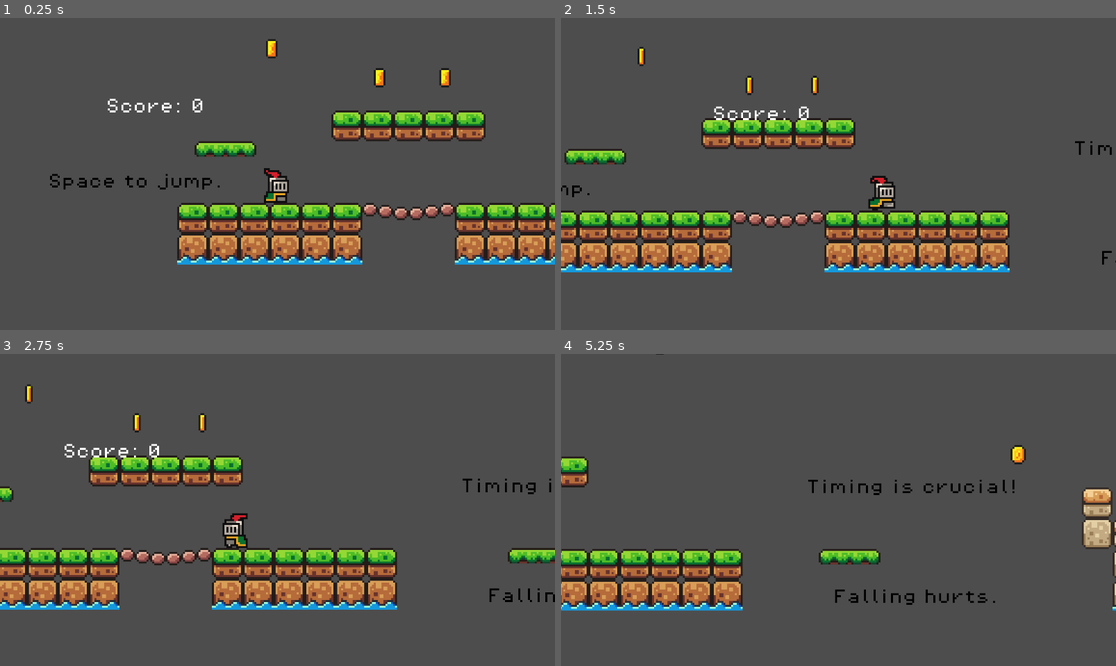
Above: before the commit, frames 1-4 (two rows, left to right).
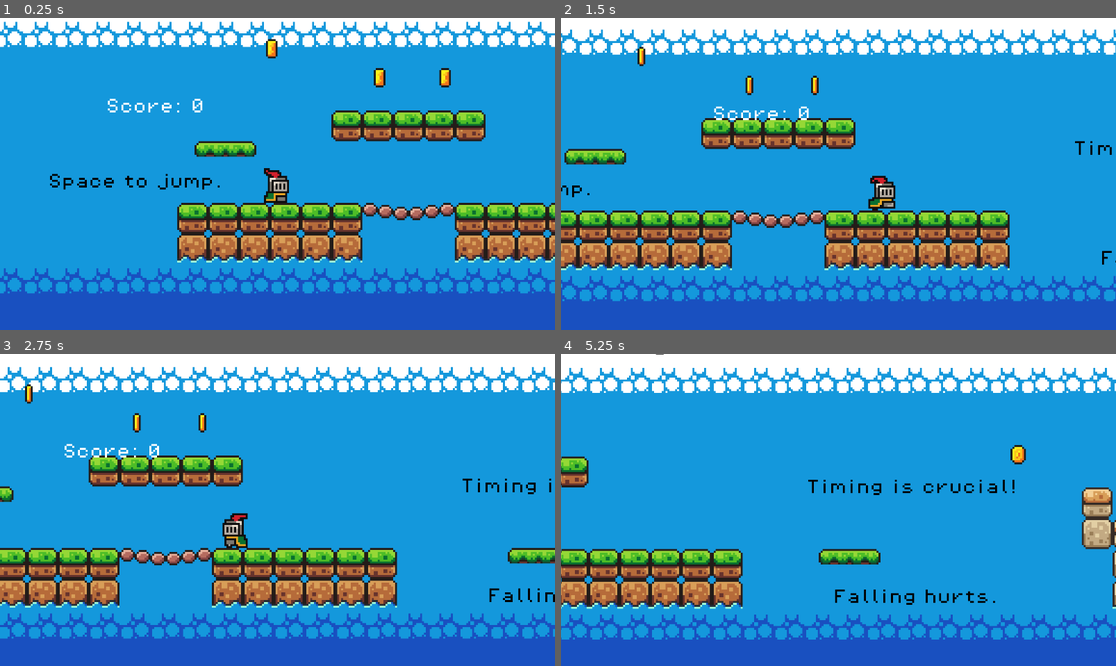
Above: after the commit, the same moments.

Repository: Marcin-Lach/godot-playground
Game: Godot game, scene res://scenes/twodscene.tscn
Same seed, same stepped clock (60 frames per second), same inputs: the game is played once before the commit and once after it.
Inputs:
- Up to frame 1 (0.25 s): no input
- Up to frame 2 (1.5 s): hold Right (move_right) from 0.53 s (still down); tap Space (jump) at 0.77 s
- Up to frame 3 (2.75 s): tap Space (jump) at 1.52 s; release Right (move_right) at 2.03 s; hold A (move_left) from 2.03 s (still down)
- Up to frame 4 (5.25 s): release A (move_left) at 2.78 s; hold Right (move_right) 2.78-4.28 s; tap Space (jump) at 3.02, 3.77, 4.52 s; hold A (move_left) 4.28-5.03 s; hold Right (move_right) from 5.03 s (still down)

The runs differ from the first frame. In frame 1, 85% of the frame differs, in the area x 0-100%, y 0-100%; in frame 2, 83%; in frame 3, 85%; in frame 4, 91%.

Commit message:
add pickup sound and animation

Diff:
--- a/src/gdscript-tut/scenes/pickup.gd
+++ b/src/gdscript-tut/scenes/pickup.gd
@@ -1,7 +1,8 @@
 extends Area2D
 
 @onready var game_manager: Node = %GameManager
+@onready var animation_player: AnimationPlayer = $AnimationPlayer
 
 func _on_body_entered(body: Node2D) -> void:
-	queue_free()
+	animation_player.play("pickup")
 	game_manager.add_point()
--- a/src/gdscript-tut/scenes/pickup.tscn
+++ b/src/gdscript-tut/scenes/pickup.tscn
@@ -1,7 +1,8 @@
-[gd_scene load_steps=17 format=3 uid="uid://beblio2w1ssjq"]
+[gd_scene load_steps=21 format=3 uid="uid://beblio2w1ssjq"]
 
 [ext_resource type="Texture2D" uid="uid://c1v04xg73wg0f" path="res://assets/sprites/coin.png" id="1_g520e"]
 [ext_resource type="Script" path="res://scenes/pickup.gd" id="1_qw60j"]
+[ext_resource type="AudioStream" uid="uid://b30wx5diamrr2" path="res://assets/sounds/coin.wav" id="3_yu466"]
 
 [sub_resource type="CircleShape2D" id="CircleShape2D_iukks"]
 radius = 5.0
@@ -98,6 +99,104 @@
 "speed": 10.0
 }]
 
+[sub_resource type="Animation" id="Animation_tjy7r"]
+resource_name = "pickup"
+tracks/0/type = "value"
+tracks/0/imported = false
+tracks/0/enabled = true
+tracks/0/path = NodePath("AnimatedSprite2D:visible")
+tracks/0/interp = 1
+tracks/0/loop_wrap = true
+tracks/0/keys = {
+"times": PackedFloat32Array(0),
+"transitions": PackedFloat32Array(1),
+"update": 1,
+"values": [false]
+}
+tracks/1/type = "value"
+tracks/1/imported = false
+tracks/1/enabled = true
+tracks/1/path = NodePath("CollisionShape2D:disabled")
+tracks/1/interp = 1
+tracks/1/loop_wrap = true
+tracks/1/keys = {
+"times": PackedFloat32Array(0),
+"transitions": PackedFloat32Array(1),
+"update": 1,
+"values": [true]
+}
+tracks/2/type = "value"
+tracks/2/imported = false
+tracks/2/enabled = true
+tracks/2/path = NodePath("PickupSound:playing")
+tracks/2/interp = 1
+tracks/2/loop_wrap = true
+tracks/2/keys = {
+"times": PackedFloat32Array(0),
+"transitions": PackedFloat32Array(1),
+"update": 1,
+"values": [true]
+}
+tracks/3/type = "method"
+tracks/3/imported = false
+tracks/3/enabled = true
+tracks/3/path = NodePath(".")
+tracks/3/interp = 1
+tracks/3/loop_wrap = true
+tracks/3/keys = {
+"times": PackedFloat32Array(1),
+"transitions": PackedFloat32Array(1),
+"values": [{
+"args": [],
+"method": &"queue_free"
+}]
+}
+
+[sub_resource type="Animation" id="Animation_xrhdd"]
+length = 0.001
+tracks/0/type = "value"
+tracks/0/imported = false
+tracks/0/enabled = true
+tracks/0/path = NodePath("AnimatedSprite2D:visible")
+tracks/0/interp = 1
+tracks/0/loop_wrap = true
+tracks/0/keys = {
+"times": PackedFloat32Array(0),
+"transitions": PackedFloat32Array(1),
+"update": 1,
+"values": [true]
+}
+tracks/1/type = "value"
+tracks/1/imported = false
+tracks/1/enabled = true
+tracks/1/path = NodePath("CollisionShape2D:disabled")
+tracks/1/interp = 1
+tracks/1/loop_wrap = true
+tracks/1/keys = {
+"times": PackedFloat32Array(0),
+"transitions": PackedFloat32Array(1),
+"update": 1,
+"values": [false]
+}
+tracks/2/type = "value"
+tracks/2/imported = false
+tracks/2/enabled = true
+tracks/2/path = NodePath("PickupSound:playing")
+tracks/2/interp = 1
+tracks/2/loop_wrap = true
+tracks/2/keys = {
+"times": PackedFloat32Array(0),
+"transitions": PackedFloat32Array(1),
+"update": 1,
+"values": [false]
+}
+
+[sub_resource type="AnimationLibrary" id="AnimationLibrary_vnn6m"]
+_data = {
+"RESET": SubResource("Animation_xrhdd"),
+"pickup": SubResource("Animation_tjy7r")
+}
+
 [node name="Pickup" type="Area2D"]
 collision_mask = 2
 script = ExtResource("1_qw60j")
@@ -110,4 +209,13 @@
 autoplay = "default"
 frame_progress = 0.424717
 
+[node name="PickupSound" type="AudioStreamPlayer2D" parent="."]
+stream = ExtResource("3_yu466")
+bus = &"SFX"
+
+[node name="AnimationPlayer" type="AnimationPlayer" parent="."]
+libraries = {
+"": SubResource("AnimationLibrary_vnn6m")
+}
+
 [connection signal="body_entered" from="." to="." method="_on_body_entered"]
--- a/src/gdscript-tut/scenes/twodscene.tscn
+++ b/src/gdscript-tut/scenes/twodscene.tscn
@@ -259,7 +259,6 @@
 tile_set = SubResource("TileSet_boinp")
 
 [node name="Background" type="TileMapLayer" parent="Map"]
-visible = false
 z_index = -10
 use_parent_material = true
 position = Vector2(-1, 0)
